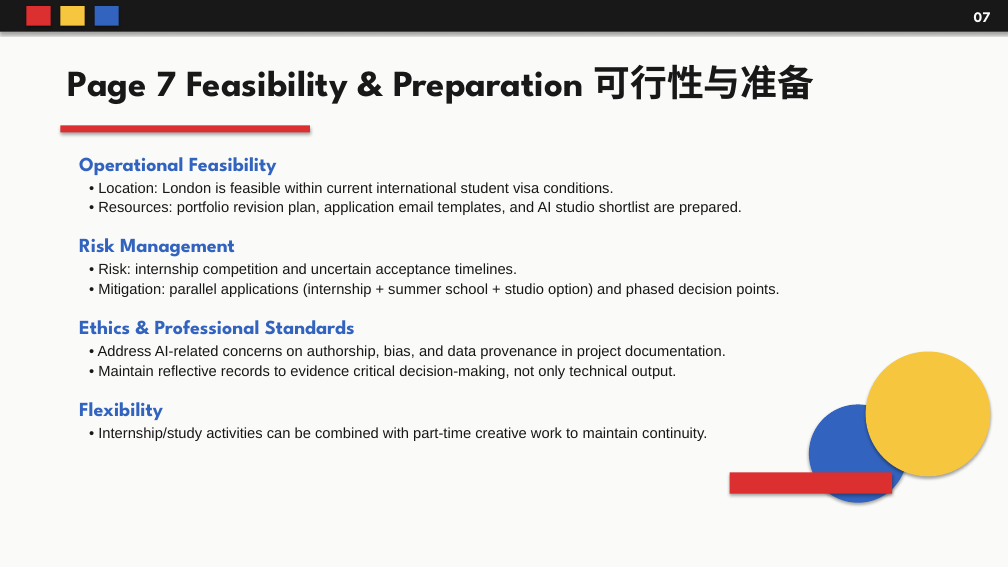
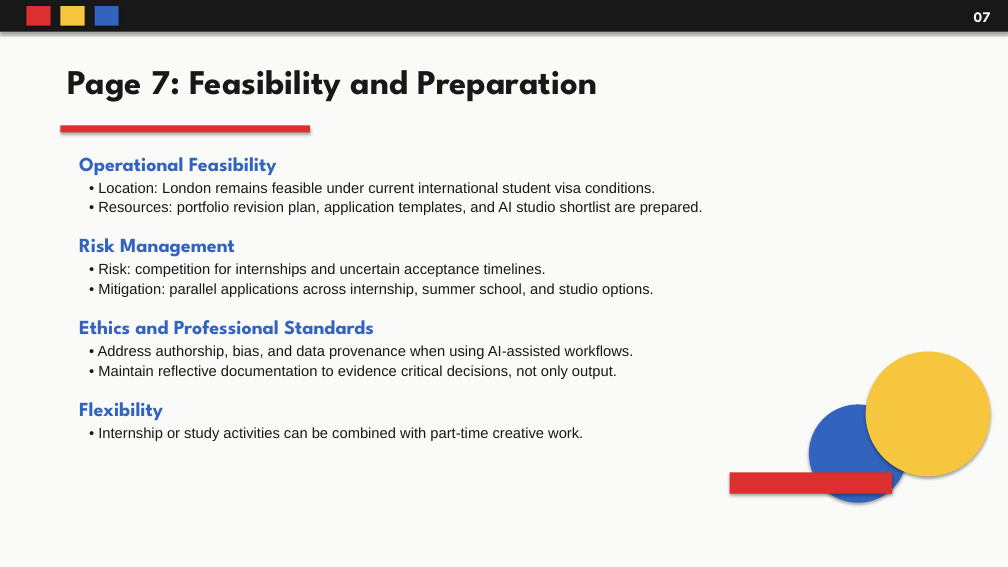
Before and after one commit to maotianyi12138-eng/-, a slide deck: slide 7 of Finding_Direction_Through_Exploration_Bauhaus.pptx. Drawn at 1008x567 pixels with LibreOffice and Linux fonts; fonts in the diff are those of the drawing. Boxes give left, top, right and bottom in pixels: in the first picture for what was removed or moved away, otherwise in the second. Text is boxed around its words. In the diff, an @@ line names an element or a change of style, - is before the commit and + after.

```diff
--- a/Finding_Direction_Through_Exploration_Bauhaus.pptx
+++ b/Finding_Direction_Through_Exploration_Bauhaus.pptx
@@ text at box(68, 70, 597, 102): text changed; size 35 to 33 pt @@
-Page 7 Feasibility & Preparation 可行性与准备
+Page 7: Feasibility and Preparation
@@ text at box(98, 182, 703, 215): text changed @@
-• Location: London is feasible within current international student visa conditions.
-• Resources: portfolio revision plan, application email templates, and AI studio shortlist are prepared.
+• Location: London remains feasible under current international student visa conditions.
+• Resources: portfolio revision plan, application templates, and AI studio shortlist are prepared.
@@ text at box(98, 263, 654, 297): text changed @@
-• Risk: internship competition and uncertain acceptance timelines.
-• Mitigation: parallel applications (internship + summer school + studio option) and phased decision points.
+• Risk: competition for internships and uncertain acceptance timelines.
+• Mitigation: parallel applications across internship, summer school, and studio options.
@@ text at box(79, 320, 374, 335): text changed @@
-Ethics & Professional Standards
+Ethics and Professional Standards
@@ text at box(98, 345, 634, 379): text changed @@
-• Address AI-related concerns on authorship, bias, and data provenance in project documentation.
-• Maintain reflective records to evidence critical decision-making, not only technical output.
+• Address authorship, bias, and data provenance when using AI-assisted workflows.
+• Maintain reflective documentation to evidence critical decisions, not only output.
@@ text at box(98, 427, 583, 441): text changed @@
-• Internship/study activities can be combined with part-time creative work to maintain continuity.
+• Internship or study activities can be combined with part-time creative work.
```
Also in this commit, not shown: 6 other slides changed.
